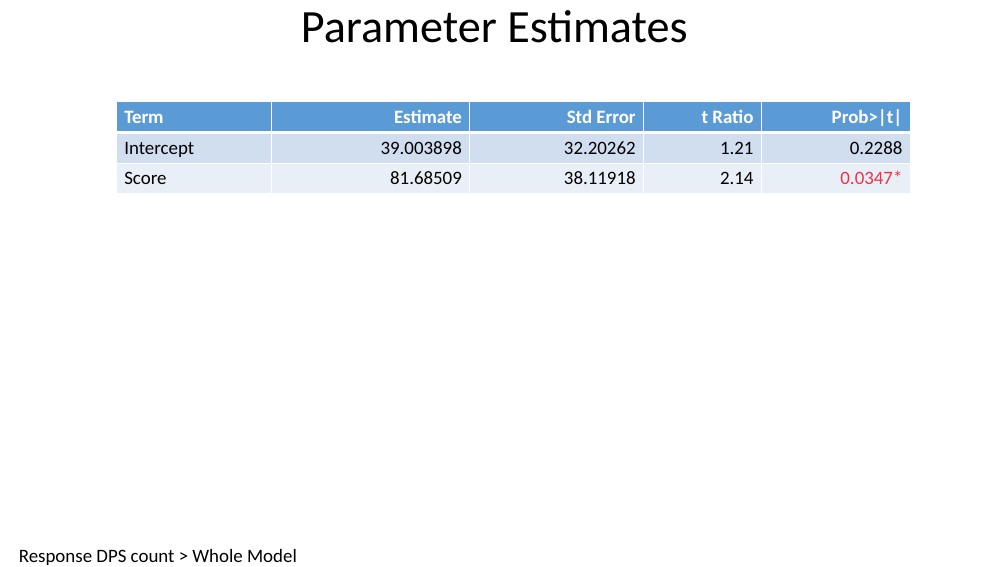
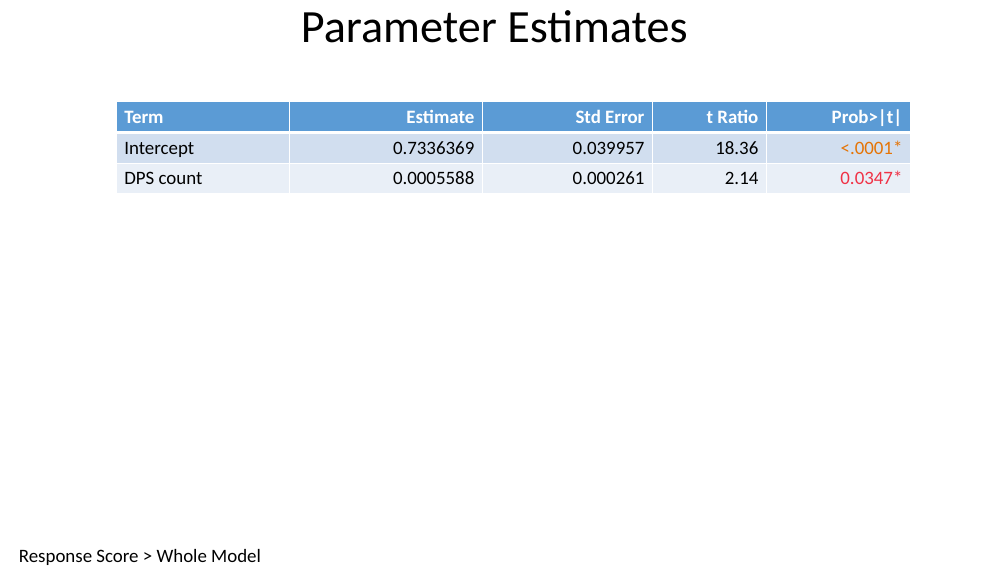
Before and after one commit to rifatsm/DPS-Classify-and-Analysis, a slide deck: slide 7 of Analysis by Quantile Values Nov 2018/From_Python_script/PS Count + Score + Quantile Merged/Fit Model.pptx. Drawn at 1008x567 pixels with LibreOffice and Linux fonts; fonts in the diff are those of the drawing. Boxes give left, top, right and bottom in pixels: in the first picture for what was removed or moved away, otherwise in the second. Text is boxed around its words. In the diff, an @@ line names an element or a change of style, - is before the commit and + after.

Commit message:
# Result PPTX from DPS count vs Project Score # RMD file for getting percentage of DPS distribution in projects

```diff
--- a/Analysis by Quantile Values Nov 2018/From_Python_script/PS Count + Score + Quantile Merged/Fit Model.pptx
+++ b/Analysis by Quantile Values Nov 2018/From_Python_script/PS Count + Score + Quantile Merged/Fit Model.pptx
@@ table at (116,102,910,194) @@
-row 2: Intercept | 39.003898 | 32.20262 | 1.21 | 0.2288
+row 2: Intercept | 0.7336369 | 0.039957 | 18.36 | <.0001*
-row 3: Score | 81.68509 | 38.11918 | 2.14 | 0.0347*
+row 3: DPS count | 0.0005588 | 0.000261 | 2.14 | 0.0347*
@@ text at (19,549,261,565): text changed @@
-Response DPS count > Whole Model
+Response Score > Whole Model
```
Also in this commit, not shown: 7 other slides changed, 1 other file.
